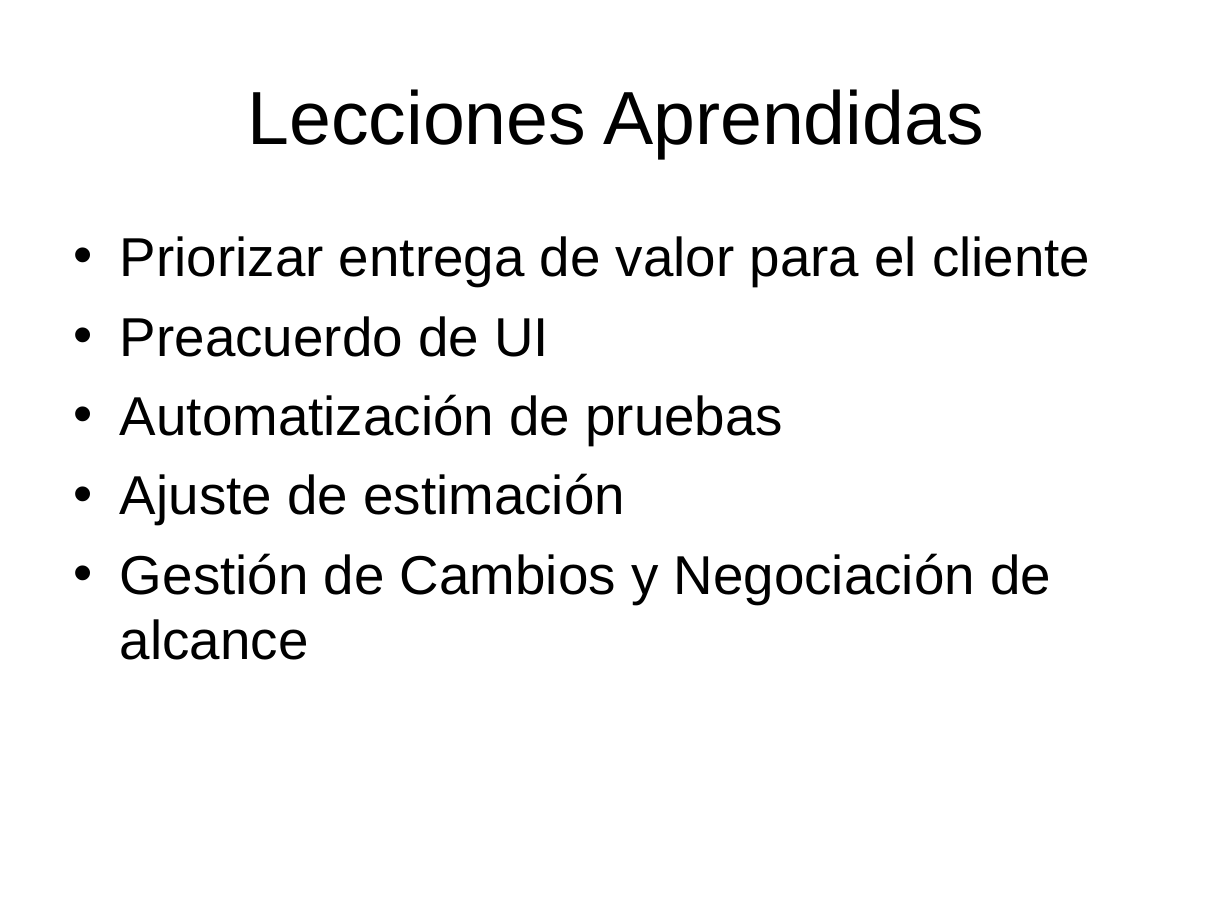
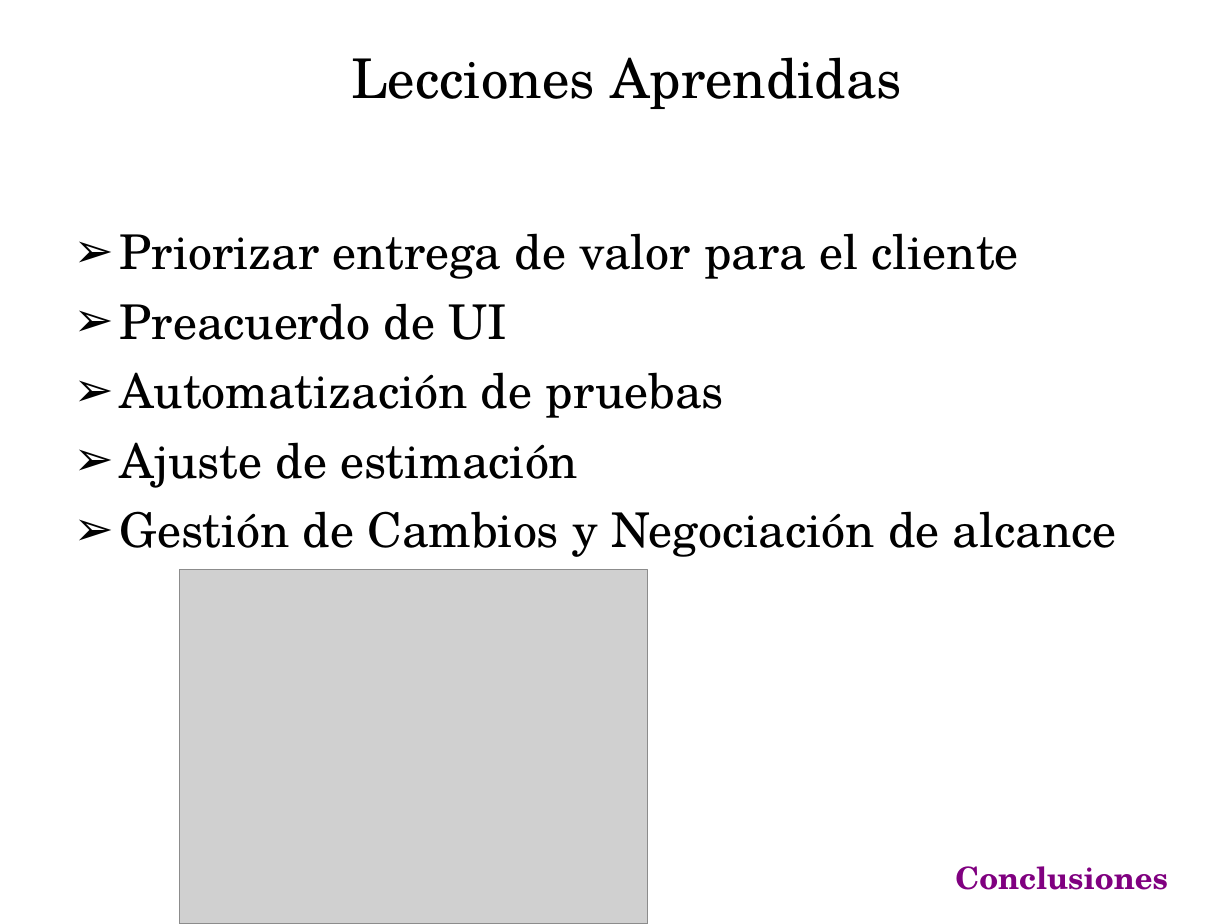
Before and after one commit to emmanuelfls371/softmart7547, a slide deck: slide 24 of docs/CarpetaEntrega/PresFinal.ppt (slide 27 before the commit). Drawn at 1232x924 pixels with LibreOffice and Linux fonts; fonts in the diff are those of the drawing; grey boxes stand for pictures; background and template pictures are left out. Boxes give left, top, right and bottom in pixels: in the first picture for what was removed or moved away, otherwise in the second. Text is boxed around its words. In the diff, an @@ line names an element or a change of style, - is before the commit and + after.

Commit message:
Presentacion con mas formato y cambios

```diff
--- a/docs/CarpetaEntrega/PresFinal.ppt
+++ b/docs/CarpetaEntrega/PresFinal.ppt
@@ title "Lecciones Aprendidas" moved from (x1=247, y1=89, x2=984, y2=158) to (x1=351, y1=57, x2=902, y2=109) @@
@@ title "Lecciones Aprendidas" at (x1=351, y1=57, x2=902, y2=109): size 44 to 32 pt, font Arial to TeX Gyre Schola @@
@@ text "Priorizar entrega de valor para ..." at (x1=120, y1=233, x2=1117, y2=557): size 32 to 28 pt, font Arial to TeX Gyre Schola; bullet • to ➢; less space between paragraphs @@
@@ picture added at (x1=180, y1=570, x2=648, y2=924) @@
@@ text added at (x1=955, y1=866, x2=1168, y2=890), 18 pt, text #800080, bold @@
+Conclusiones
```
Also in this commit, not shown: 17 other slides changed, 6 slides added, 10 slides removed.
